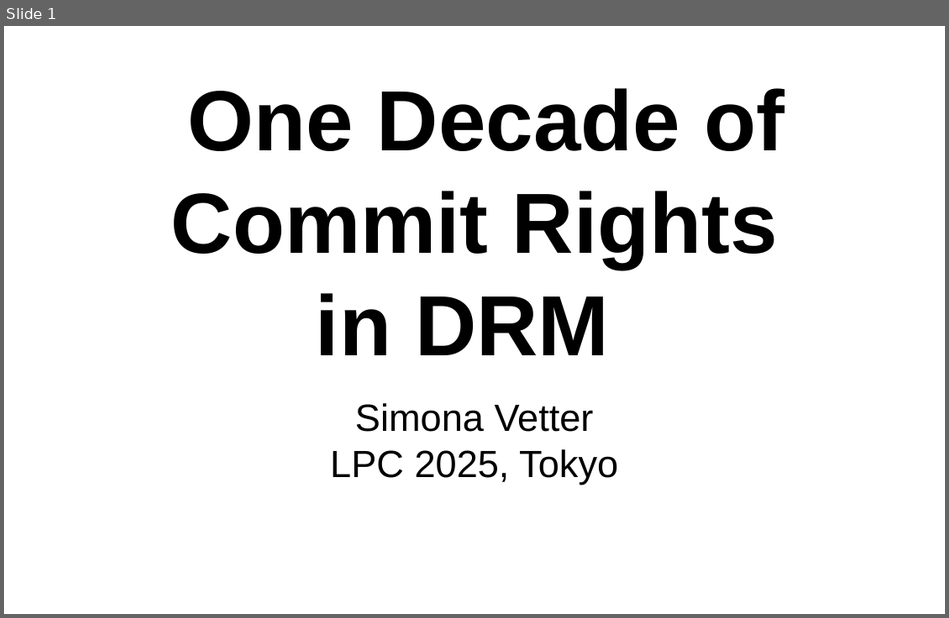
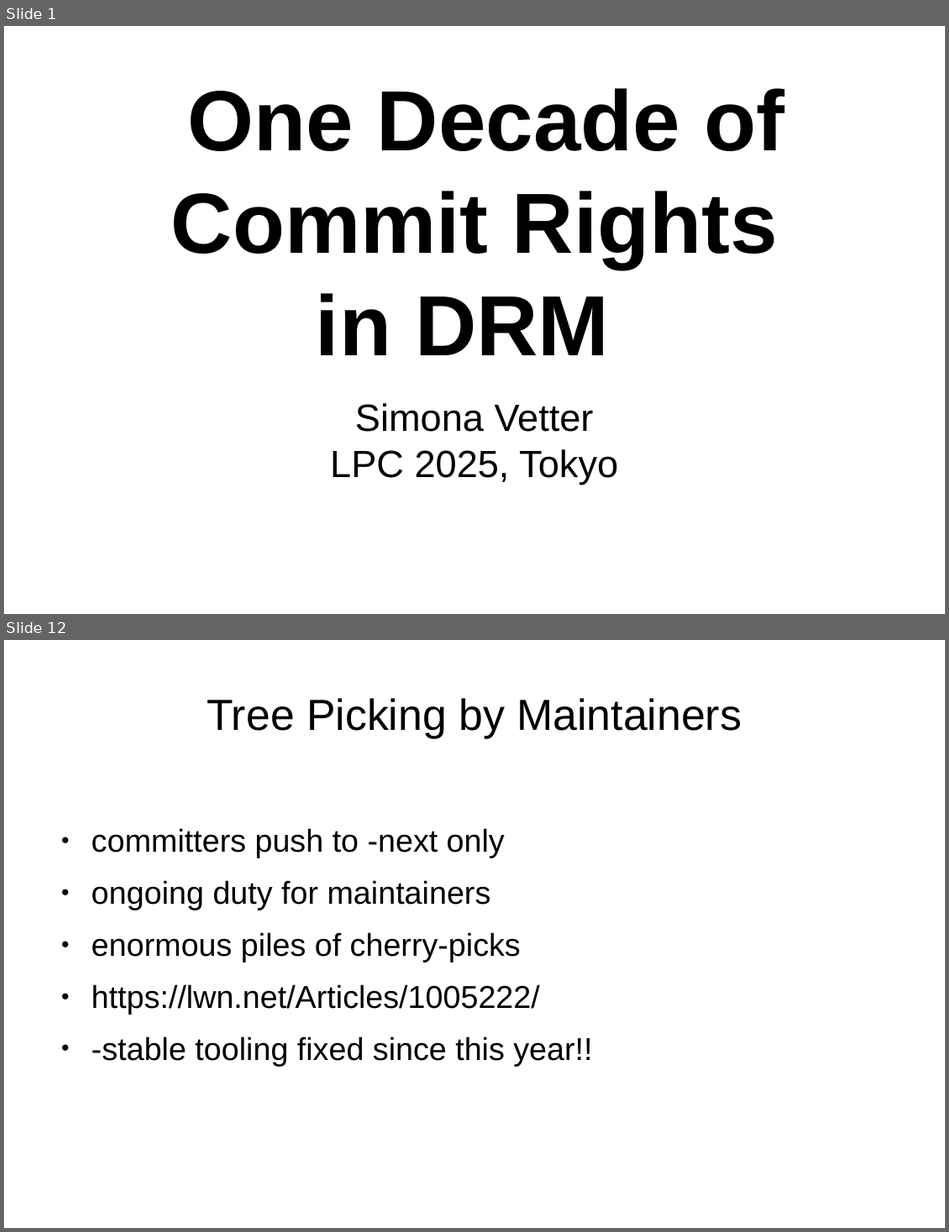
Before and after one commit to danvet/danvet.github.io, a slide deck: slides/lpc-2025-commit-rights.odp. Shown one above the other, each under a label of ours: slide 1 before the commit, slides 1 and 12 after it; the slides between them are not shown. The pictures are 949x618 and 949x1232 pixels, drawn with LibreOffice and Linux fonts; fonts in the diff are those of the drawing. Boxes give left, top, right and bottom in pixels: in the first picture for what was removed or moved away, otherwise in the second. Text is boxed around its words. In the diff, an @@ line names an element or a change of style, - is before the commit and + after.

```diff
--- a/slides/lpc-2025-commit-rights.odp
+++ b/slides/lpc-2025-commit-rights.odp
@@ slide 12 added at (4, 640, 945, 1228), background #FFFFFF @@
@@ title added at (206, 698, 742, 738), 36.7 pt, text #000000 @@
+Tree Picking by Maintainers
@@ text added at (91, 828, 592, 1066), 26.7 pt, text #000000 @@
+● committers push to -next only
+● ongoing duty for maintainers
+● enormous piles of cherry-picks
+● https://lwn.net/Articles/1005222/
+● -stable tooling fixed since this year!!
```
Also in this commit, not shown: 12 other slides added, 1 slide removed.
